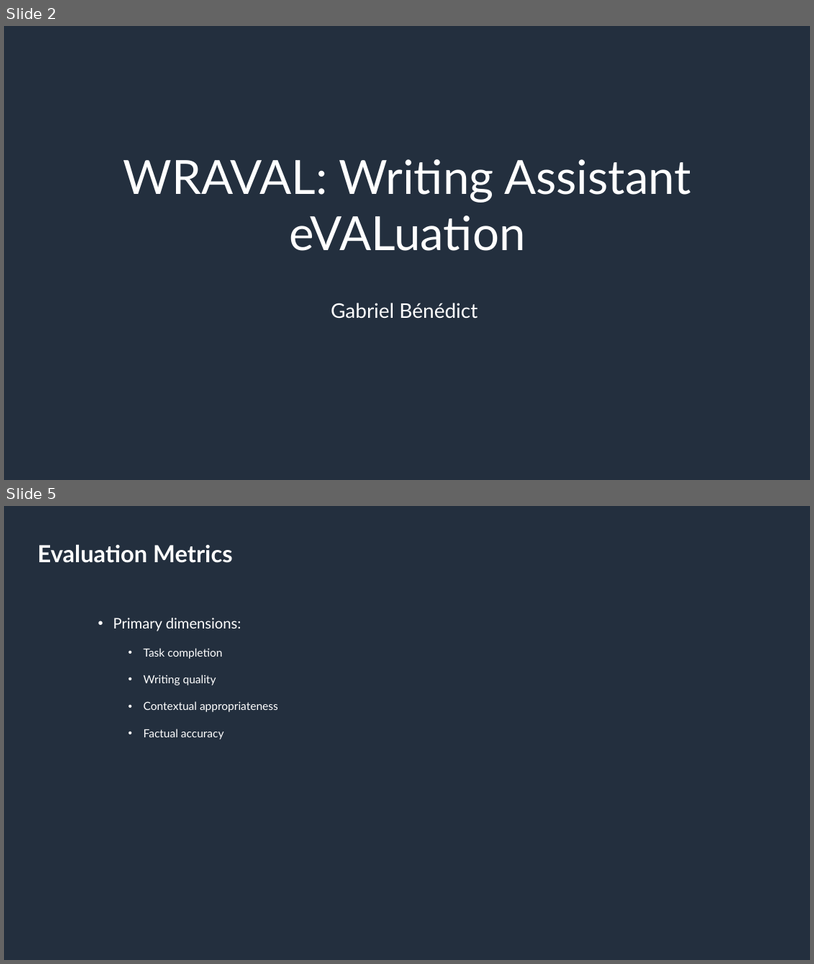
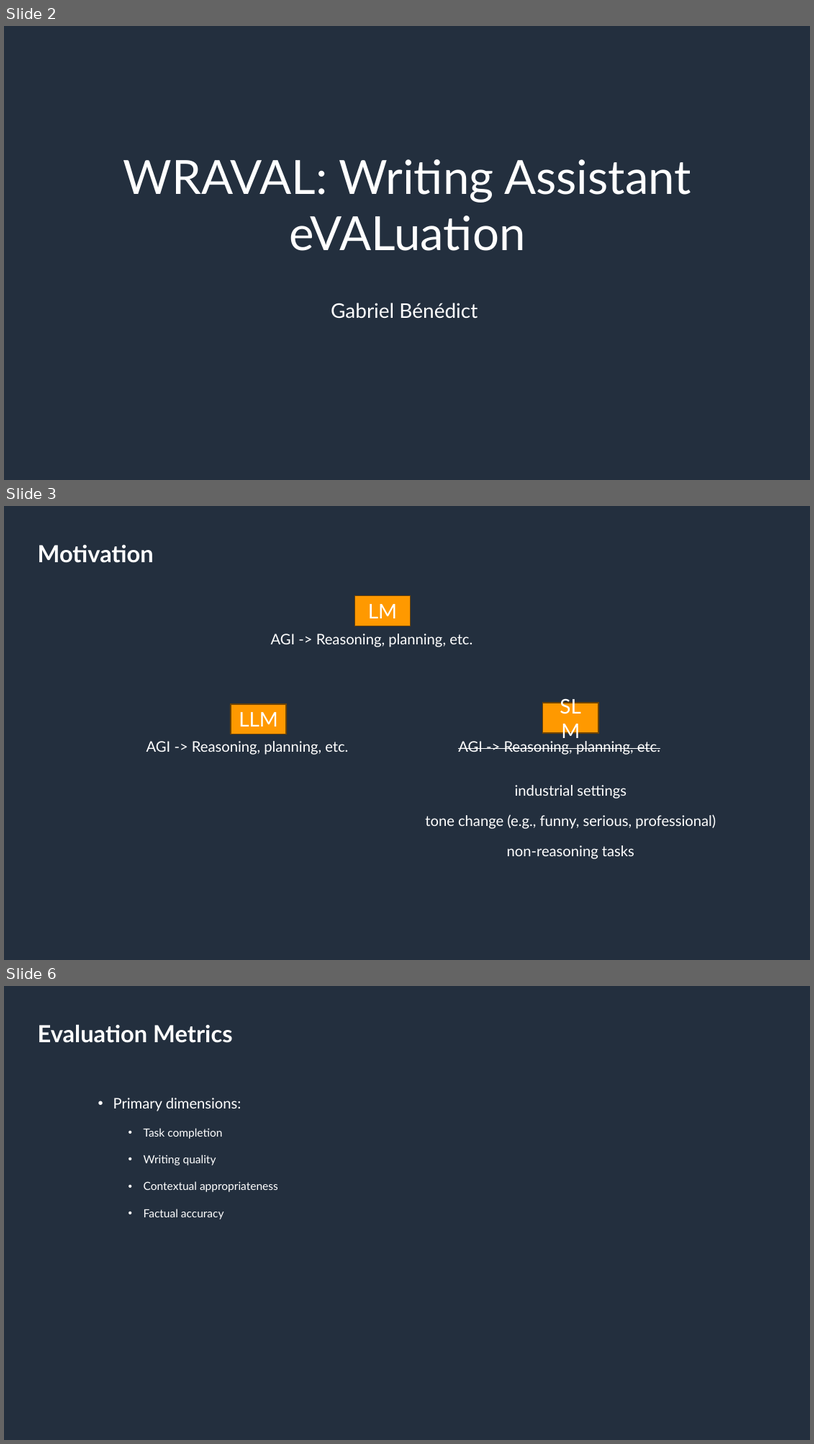
Before and after one commit to amazon-science/wraval, a slide deck: resources/wraval_presentation.pptx. Shown one above the other, each under a label of ours: slides 2 and 5 before the commit, slides 2, 3 and 6 after it; the slides between them are not shown. The pictures are 814x964 and 814x1444 pixels, drawn with LibreOffice and Linux fonts; fonts in the diff are those of the drawing; background and template pictures are left out. Boxes give left, top, right and bottom in pixels: in the first picture for what was removed or moved away, otherwise in the second. Text is boxed around its words. In the diff, an @@ line names an element or a change of style, - is before the commit and + after.

```diff
--- a/resources/wraval_presentation.pptx
+++ b/resources/wraval_presentation.pptx
@@ slide 3 added at <box>4,506,810,960</box>, background #232F3E @@
@@ title added at <box>38,544,154,563</box>, 21 pt, text #FFFFFF, bold @@
+Motivation
@@ rectangle added at <box>355,595,410,626</box>, fill #FF9900, outline #704300 1 pt, 18 pt, text #FFFFFF @@
+LM
@@ text added at <box>271,633,473,647</box>, 13 pt, text #FFFFFF @@
+AGI -> Reasoning, planning, etc.
@@ rectangle added at <box>231,703,286,734</box>, fill #FF9900, outline #704300 1 pt, 18 pt, text #FFFFFF @@
+LLM
@@ rectangle added at <box>543,703,598,733</box>, fill #FF9900, outline #704300 1 pt, 18 pt, text #FFFFFF @@
+SLM
@@ text added at <box>147,741,348,754</box>, 13 pt, text #FFFFFF @@
+AGI -> Reasoning, planning, etc.
@@ text added at <box>458,741,661,754</box>, 13 pt, text #FFFFFF, strikethrough @@
+AGI -> Reasoning, planning, etc.
@@ text added at <box>425,785,716,859</box>, 13 pt, text #FFFFFF @@
+industrial settings
+tone change (e.g., funny, serious, professional)
+non-reasoning tasks
@@ what was slide 5 is now slide 6 @@
```
Also in this commit, not shown: 4 other slides added, 2 slides removed, 11 other files.
